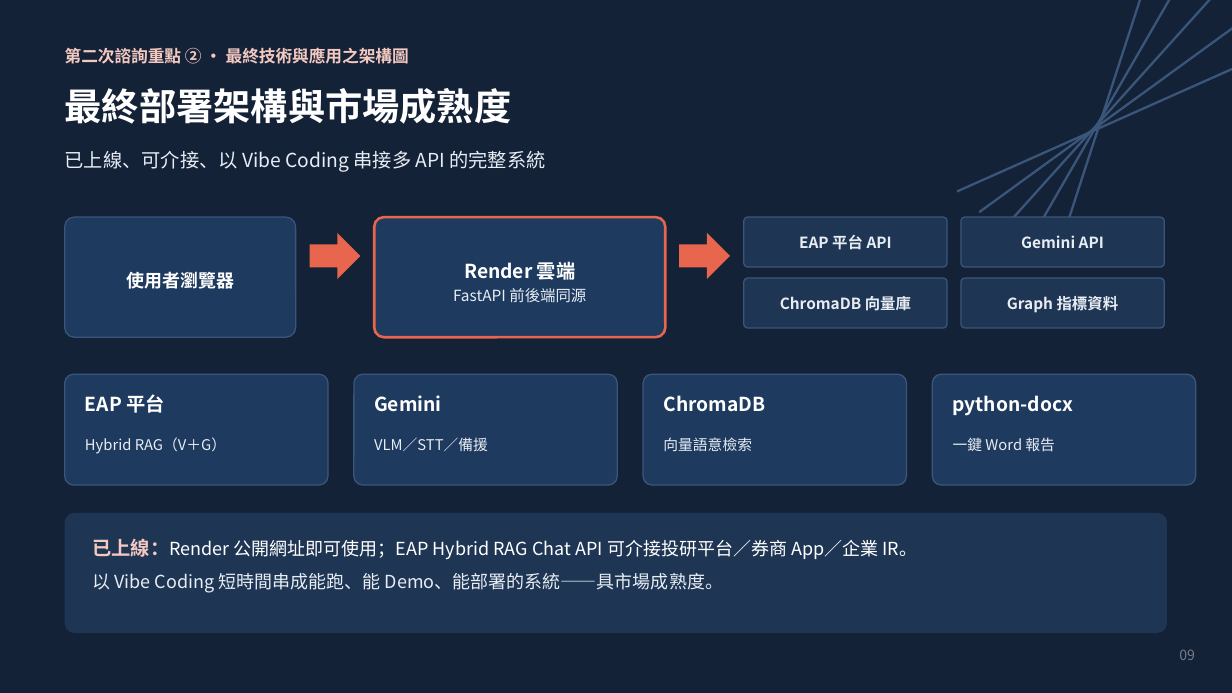
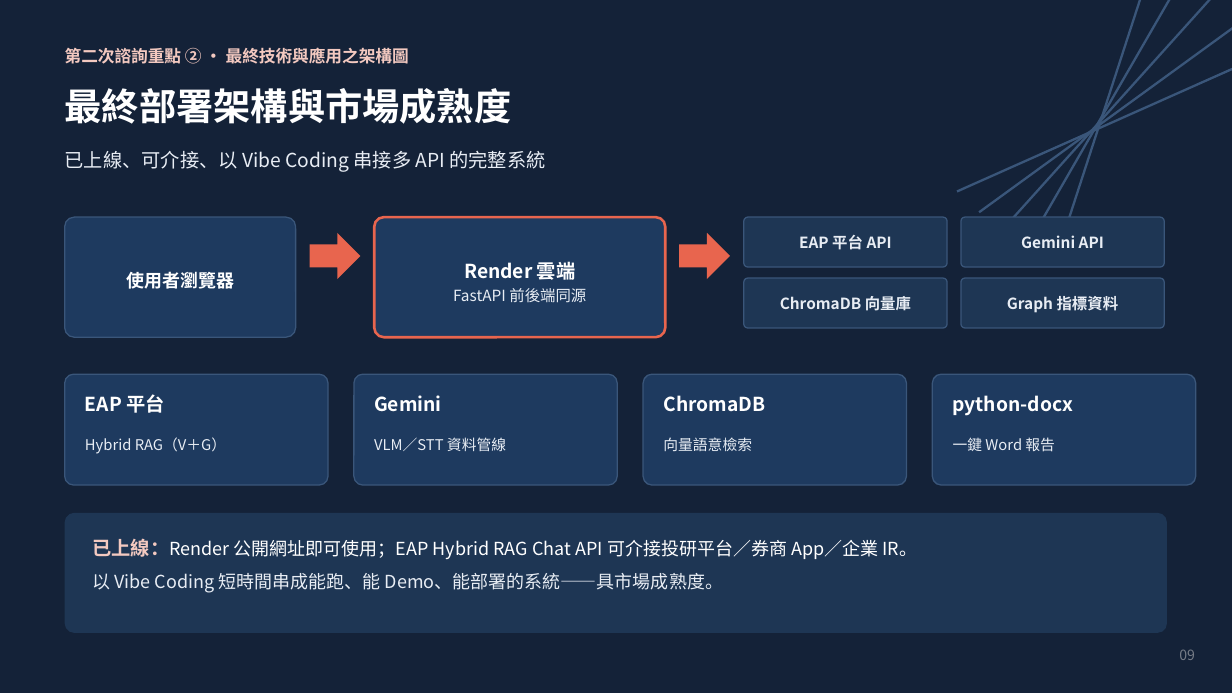
Before and after one commit to WangChiaChen/hybrid-rag-project, a slide deck: slide 9 of 顧問簡報_升級版.pptx. Drawn at 1232x693 pixels with LibreOffice and Linux fonts; fonts in the diff are those of the drawing. Boxes give left, top, right and bottom in pixels: in the first picture for what was removed or moved away, otherwise in the second. Text is boxed around its words. In the diff, an @@ line names an element or a change of style, - is before the commit and + after.

```diff
--- a/顧問簡報_升級版.pptx
+++ b/顧問簡報_升級版.pptx
@@ text at bbox=[374, 437, 506, 451]: text changed @@
-VLM／STT／備援
+VLM／STT 資料管線
```
Also in this commit, not shown: 3 other slides changed, 1 other file.
